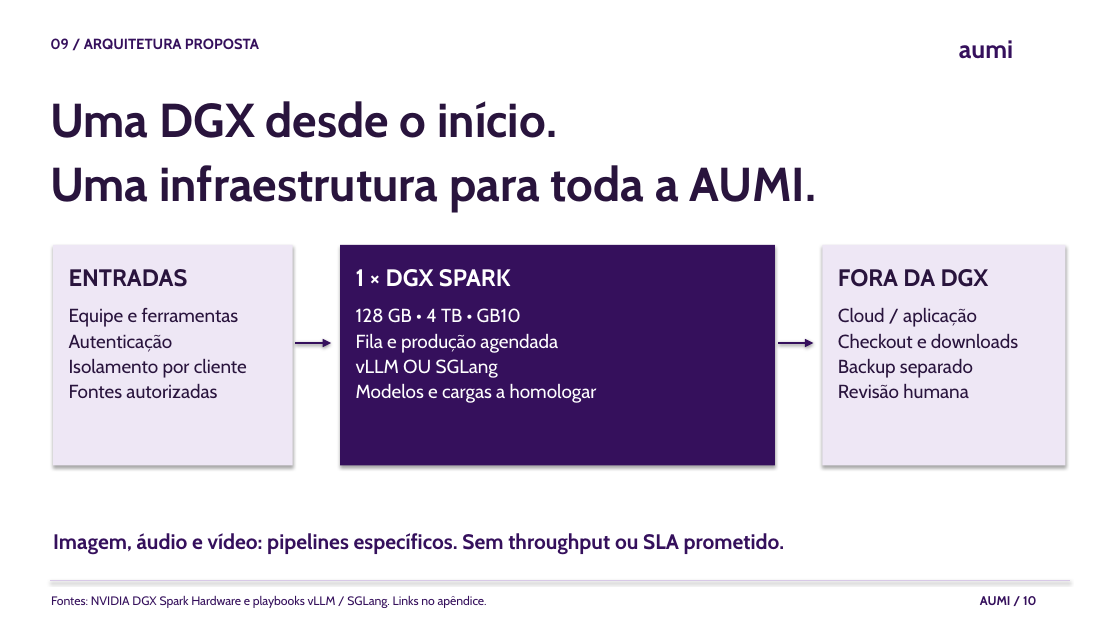
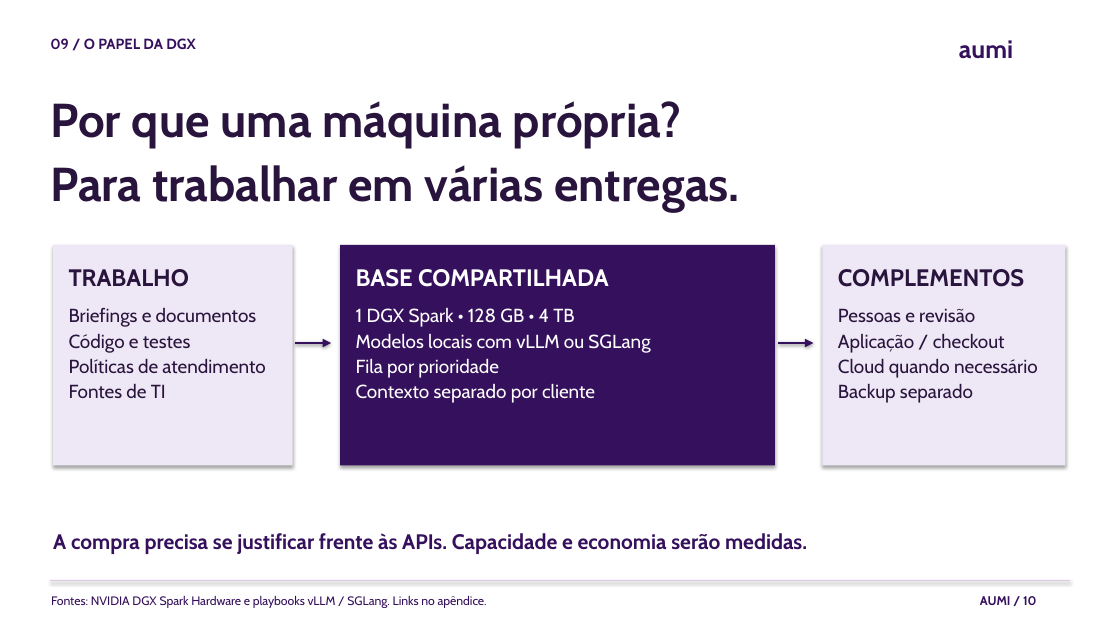
Before and after one commit to juboyy/topologic-business-plan, a slide deck: slide 10 of pitch-deck.pptx. Drawn at 1120x630 pixels with LibreOffice and Linux fonts; fonts in the diff are those of the drawing. Boxes give left, top, right and bottom in pixels: in the first picture for what was removed or moved away, otherwise in the second. Text is boxed around its words. In the diff, an @@ line names an element or a change of style, - is before the commit and + after.

```diff
--- a/pitch-deck.pptx
+++ b/pitch-deck.pptx
@@ text at (50, 38, 196, 49): text changed @@
-09 / ARQUITETURA PROPOSTA
+09 / O PAPEL DA DGX
@@ text at (50, 101, 740, 213): text changed @@
-Uma DGX desde o início.
-Uma infraestrutura para toda a AUMI.
+Por que uma máquina própria?
+Para trabalhar em várias entregas.
@@ text at (69, 269, 189, 287): text changed @@
-ENTRADAS
+TRABALHO
@@ text at (356, 269, 609, 287): text changed @@
-1 × DGX SPARK
+BASE COMPARTILHADA
@@ text at (838, 269, 1024, 287): text changed @@
-FORA DA DGX
+COMPLEMENTOS
@@ text at (69, 308, 265, 398): text changed @@
-Equipe e ferramentas
-Autenticação
-Isolamento por cliente
-Fontes autorizadas
+Briefings e documentos
+Código e testes
+Políticas de atendimento
+Fontes de TI
@@ text at (356, 308, 650, 403): text changed @@
-128 GB • 4 TB • GB10
-Fila e produção agendada
-vLLM OU SGLang
-Modelos e cargas a homologar
+1 DGX Spark • 128 GB • 4 TB
+Modelos locais com vLLM ou SGLang
+Fila por prioridade
+Contexto separado por cliente
@@ text at (838, 308, 1038, 378): text changed @@
-Cloud / aplicação
-Checkout e downloads
+Pessoas e revisão
+Aplicação / checkout
+Cloud quando necessário
@@ text at (838, 384, 968, 398): paragraph removed @@
-Revisão humana
@@ text at (53, 533, 807, 554): text changed @@
-Imagem, áudio e vídeo: pipelines específicos. Sem throughput ou SLA prometido.
+A compra precisa se justificar frente às APIs. Capacidade e economia serão medidas.
```
Also in this commit, not shown: 18 other slides changed, 1 slide added, 1 slide removed, 4 other files.
